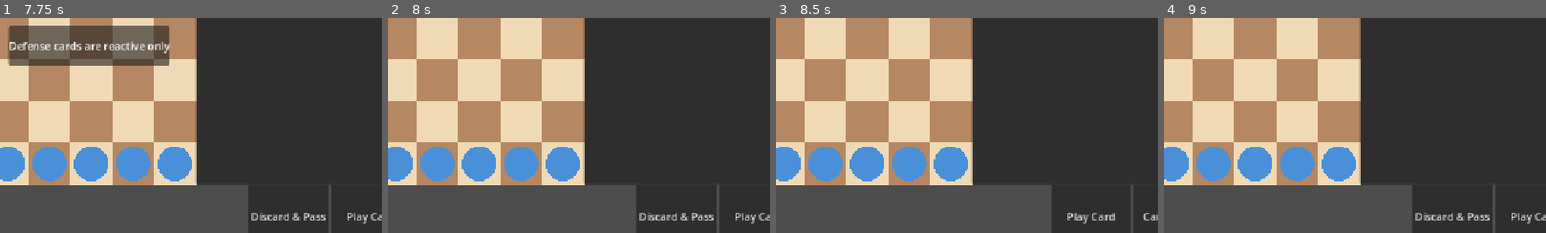
Above: before the commit, frames 1-4 (left to right).
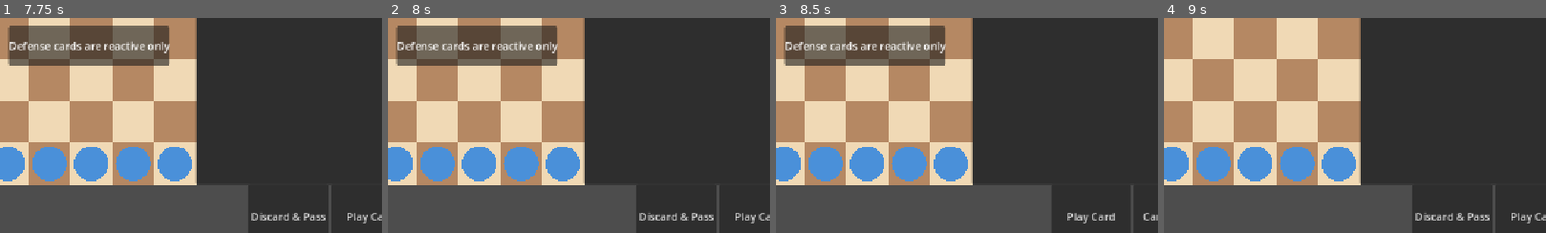
Above: after the commit, the same moments.

Repository: jtguzman/bataz
Game: Godot game, scene res://scenes/main.tscn
Same seed, same stepped clock (60 frames per second), same inputs: the game is played once before the commit and once after it.
Inputs (mouse positions are % of the whole screen's width and height, from its top left):
- Up to frame 1 (7.75 s): click "MOV" at 0.5 s; click "Play Card" at 1.25 s; click "Done" at 2 s; click "ATK" at 2.75 s; click "MOV" at 3.5 s; click "Play Card" at 4.25 s; click "Done" at 5 s; click "DEF" at 5.75 s; click "DEF" at 6.5 s; click "MOV" at 7.25 s
- Up to frame 2 (8 s): no input
- Up to frame 3 (8.5 s): tap Enter (ui_accept) at 8, 8.27 s; move the mouse to (72, 45) at 8.02 s; hold Right (ui_right) from 8.03 s (still down); tap Shift at 8.1 s; click (72, 45) at 8.17 s
- Up to frame 4 (9 s): release Right (ui_right) at 8.75 s; click "Cancel" at 8.75 s
The pictures show only the part of the screen within x 46-96%, y 46-96%; the shares and areas given below are measured in that part.

Frame 1 is identical in both runs. In frame 2, 7.9% of the frame differs, in the area x 2-45%, y 3-23%; in frame 3, 7.9%; in frame 4, nothing differs.

Commit message:
fix: remove duplicate current_player, fix timers, consolidate hand_changed
- IMP-2: Remove local current_player field; replace all uses with TurnManager.current_player
- CRIT-2: Document -1 sentinel in _append_history_entry
- IMP-3: Add generation counters (_dice_panel_gen, _dice_overlay_gen, _turn_overlay_gen) to cancel stale timer callbacks
- IMP-6: Type _on_card_played_history parameter as CardType.Type
- IMP-1: Replace inline _has_valid_attacker logic with GameManager.has_valid_attacker(TurnManager.current_player)
- MIN-8: Remove duplicate hand_changed lambda from _ready; add _update_deck_display() call to _on_hand_changed

Co-Authored-By: Claude Sonnet 4.6 <noreply@anthropic.com>

Diff:
--- a/scripts/ui/hud.gd
+++ b/scripts/ui/hud.gd
@@ -22,7 +22,6 @@
 @onready var turn_overlay_label: Label = $TurnOverlay/Label
 
 var _card_scene: PackedScene
-var current_player: int = 1
 var _pending_card_index: int = -1
 var play_card_btn: Button
 var _discard_mode: bool = false
@@ -43,6 +42,11 @@
 var _draw_count_label: Label
 var _discard_count_label: Label
 var _discard_card_rect: ColorRect
+
+# Fix IMP-3: generation counters for uncancellable timers
+var _dice_panel_gen: int = 0
+var _dice_overlay_gen: int = 0
+var _turn_overlay_gen: int = 0
 
 func _ready() -> void:
 	_card_scene = load("res://scenes/cards/card.tscn")
@@ -67,7 +71,6 @@
 	TurnManager.attack_resolved.connect(_on_attack_resolved)
 	TurnManager.turn_ended.connect(_on_turn_ended_history)
 	CardSystem.hand_changed.connect(_on_hand_changed)
-	CardSystem.hand_changed.connect(func(_p: int, _h: Array): _update_deck_display())
 	CardSystem.card_played.connect(_on_card_played_history)
 	GameManager.game_over.connect(_on_game_over)
 	_set_all_action_buttons_hidden()
@@ -102,7 +105,8 @@
 	_history_list.size_flags_horizontal = Control.SIZE_EXPAND_FILL
 	_history_scroll.add_child(_history_list)
 
-func _on_card_played_history(player: int, type: int) -> void:
+# Fix IMP-6: type parameter as CardType.Type since it always receives real card types from signal
+func _on_card_played_history(player: int, type: CardType.Type) -> void:
 	_pending_history = {"player": player, "card": type, "detail": ""}
 
 func _on_turn_ended_history(_player: int) -> void:
@@ -115,6 +119,8 @@
 	)
 	_pending_history = {}
 
+# Fix CRIT-2: card_type == -1 is a sentinel meaning the player passed/discarded (no card played)
+# card_type keeps int (not CardType.Type) here because it receives both enum values and the -1 sentinel
 func _append_history_entry(player: int, card_type: int, detail: String) -> void:
 	_history_list.add_child(HSeparator.new())
 	var card_name: String
@@ -206,8 +212,8 @@
 
 # --- Existing turn/phase handlers ---
 
+# Fix IMP-2: removed duplicate current_player field; use TurnManager.current_player everywhere
 func _on_turn_started(player: int) -> void:
-	current_player = player
 	turn_label.text = "Player %d" % player
 	_rebuild_both_hands()
 	_set_all_action_buttons_hidden()
@@ -228,7 +234,7 @@
 	_pending_history["detail"] = "  Rolled %d pts" % points
 
 func _on_defense_requested(_ap: Vector2i, _dp: Vector2i, die_sides: int) -> void:
-	var defender := 2 if current_player == 1 else 1
+	var defender := 2 if TurnManager.current_player == 1 else 1
 	var hand := CardSystem.get_hand(defender)
 	defense_title.text = "Player %d - Defend? (Attack: 1d%d)" % [defender, die_sides]
 	for child in defense_hand.get_children():
@@ -264,21 +270,28 @@
 		msg = "ATK %d - Hit!" % attack_roll
 	dice_label.text = msg
 	dice_panel.visible = true
-	get_tree().create_timer(2.0).timeout.connect(func(): dice_panel.visible = false)
+	_dice_panel_gen += 1
+	var gen := _dice_panel_gen
+	get_tree().create_timer(2.0).timeout.connect(func():
+		if _dice_panel_gen == gen:
+			dice_panel.visible = false
+	)
 	if defense_roll > 0:
 		_pending_history["detail"] = "  Atk:%d Def:%d -> %s" % [attack_roll, defense_roll, "Blocked!" if pawn_survives else "Hit!"]
 	else:
 		_pending_history["detail"] = "  Atk:%d -> Hit!" % attack_roll
 
+# Fix MIN-8: _on_hand_changed now calls _update_deck_display; removed duplicate hand_changed lambda in _ready
 func _on_hand_changed(player: int, hand: Array) -> void:
 	_rebuild_hand(player, hand)
+	_update_deck_display()
 
 func _rebuild_both_hands() -> void:
 	_rebuild_hand(1, CardSystem.get_hand(1))
 	_rebuild_hand(2, CardSystem.get_hand(2))
 
 func _rebuild_hand(player: int, hand: Array) -> void:
-	var is_active := player == current_player
+	var is_active := player == TurnManager.current_player
 	var container: HBoxContainer = bottom_hand if is_active else top_hand
 	for child in container.get_children():
 		child.queue_free()
@@ -300,7 +313,7 @@
 		return
 	if TurnManager.phase != TurnManager.Phase.PLAY_CARD:
 		return
-	var hand := CardSystem.get_hand(current_player)
+	var hand := CardSystem.get_hand(TurnManager.current_player)
 	var card_type: int = hand[idx]
 	if card_type == CardType.Type.DEFENSE:
 		_show_message("Defense cards are reactive only")
@@ -312,18 +325,20 @@
 	_update_hand_selection()
 	play_card_btn.visible = true
 
+# Fix IMP-1: delegate to GameManager.has_valid_attacker instead of reimplementing
 func _has_valid_attacker() -> bool:
-	var team := TurnManager.current_player
-	for pos in GameManager.board_state:
-		if GameManager.board_state[pos] == team:
-			if not GameManager.get_valid_attack_targets(pos).is_empty():
-				return true
-	return false
-
+	return GameManager.has_valid_attacker(TurnManager.current_player)
+
+# Fix IMP-3: use _dice_panel_gen to cancel stale timer callbacks
 func _show_message(msg: String) -> void:
 	dice_label.text = msg
 	dice_panel.visible = true
-	get_tree().create_timer(2.0).timeout.connect(func(): dice_panel.visible = false)
+	_dice_panel_gen += 1
+	var gen := _dice_panel_gen
+	get_tree().create_timer(2.0).timeout.connect(func():
+		if _dice_panel_gen == gen:
+			dice_panel.visible = false
+	)
 
 func _update_hand_selection() -> void:
 	var i := 0
@@ -334,20 +349,32 @@
 func _on_play_card_btn_pressed() -> void:
 	if _pending_card_index < 0:
 		return
-	card_played_by_ui.emit(current_player, _pending_card_index)
+	card_played_by_ui.emit(TurnManager.current_player, _pending_card_index)
 	_pending_card_index = -1
 	play_card_btn.visible = false
 
+# Fix IMP-3: use _turn_overlay_gen to cancel stale timer callbacks
 func show_turn_overlay(player: int) -> void:
 	turn_overlay_label.text = "Player %d's Turn" % player
 	turn_overlay.visible = true
-	get_tree().create_timer(0.8).timeout.connect(func(): turn_overlay.visible = false)
-
+	_turn_overlay_gen += 1
+	var gen := _turn_overlay_gen
+	get_tree().create_timer(0.8).timeout.connect(func():
+		if _turn_overlay_gen == gen:
+			turn_overlay.visible = false
+	)
+
+# Fix IMP-3: use _dice_overlay_gen to cancel stale timer callbacks
 func _show_dice(die_label: String, result: int) -> void:
 	_dice_type_label.text = die_label
 	_dice_result_label.text = str(result)
 	_dice_overlay.visible = true
-	get_tree().create_timer(1.5).timeout.connect(func(): _dice_overlay.visible = false)
+	_dice_overlay_gen += 1
+	var gen := _dice_overlay_gen
+	get_tree().create_timer(1.5).timeout.connect(func():
+		if _dice_overlay_gen == gen:
+			_dice_overlay.visible = false
+	)
 
 func _set_all_action_buttons_hidden() -> void:
 	done_btn.visible = false
@@ -375,7 +402,7 @@
 	_cancel_discard_btn.visible = false
 	confirm_btn.visible = false
 	discard_pass_btn.visible = true
-	_rebuild_hand(current_player, CardSystem.get_hand(current_player))
+	_rebuild_hand(TurnManager.current_player, CardSystem.get_hand(TurnManager.current_player))
 
 func _update_discard_selection_display() -> void:
 	var i := 0
@@ -398,9 +425,9 @@
 	indices.assign(_selected_discard)
 	_discard_mode = false
 	_selected_discard.clear()
-	CardSystem.selective_discard(current_player, indices)
-	_pending_history = {"player": current_player, "card": -1, "detail": "  Passed (discarded %d)" % indices.size()}
-	discard_pass_requested.emit(current_player)
+	CardSystem.selective_discard(TurnManager.current_player, indices)
+	_pending_history = {"player": TurnManager.current_player, "card": -1, "detail": "  Passed (discarded %d)" % indices.size()}
+	discard_pass_requested.emit(TurnManager.current_player)
 
 func _on_game_over(winner: int) -> void:
 	turn_label.text = "Player %d Wins!" % winner
